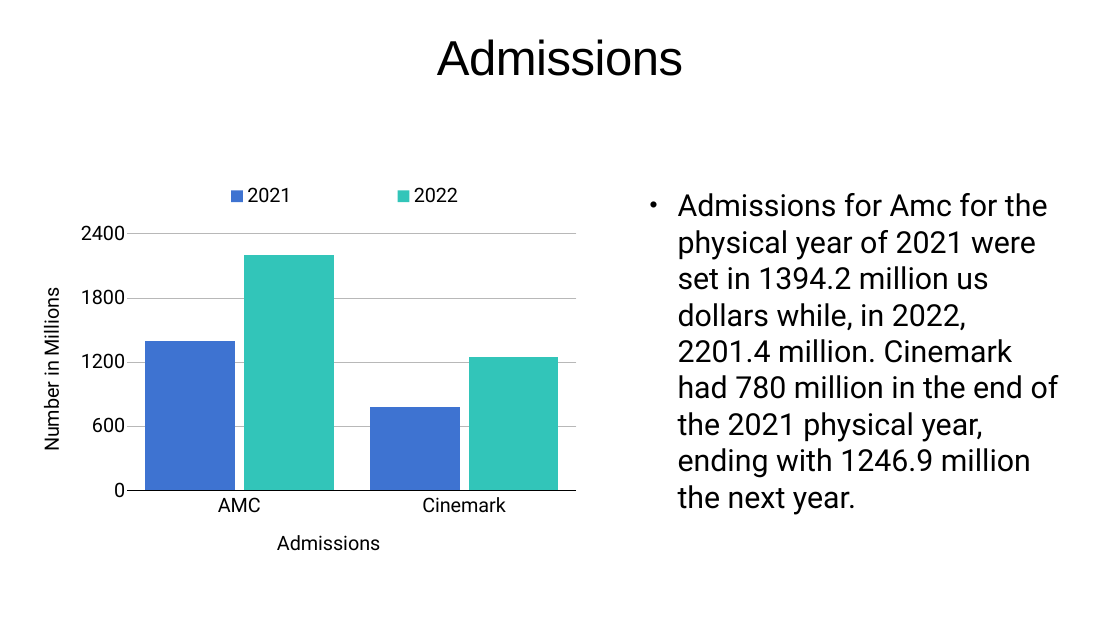
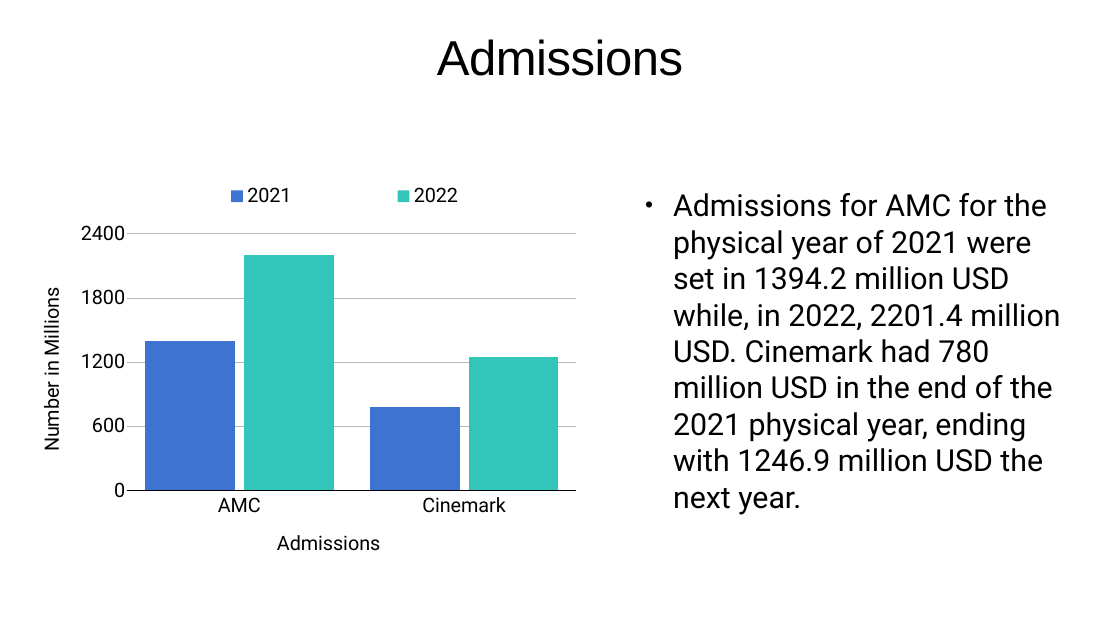
Before and after one commit to Jake-guerrero/Amc-v-Cinemark, a slide deck: slide 2 of Movies.pptx. Drawn at 1120x630 pixels with LibreOffice and Linux fonts; fonts in the diff are those of the drawing. Boxes give left, top, right and bottom in pixels: in the first picture for what was removed or moved away, otherwise in the second. Text is boxed around its words. In the diff, an @@ line names an element or a change of style, - is before the commit and + after.

```diff
--- a/Movies.pptx
+++ b/Movies.pptx
@@ text at box(673, 193, 1060, 515): text changed @@
-• Admissions for Amc for the physical year of 2021 were set in 1394.2 million us dollars while, in 2022, 2201.4 million. Cinemark had 780 million in the end of the 2021 physical year, ending with 1246.9 million the next year.
+• Admissions for AMC for the physical year of 2021 were set in 1394.2 million USD while, in 2022, 2201.4 million USD. Cinemark had 780 million USD in the end of the 2021 physical year, ending with 1246.9 million USD the next year.
```
Also in this commit, not shown: 2 other slides changed, 4 other files.
